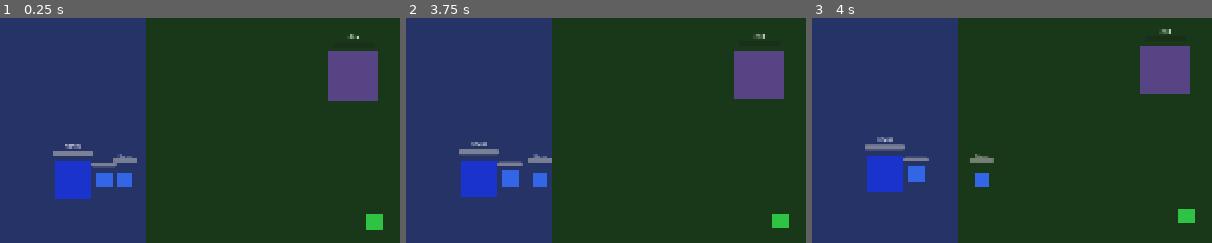
Above: before the commit, frames 1-3 (left to right).
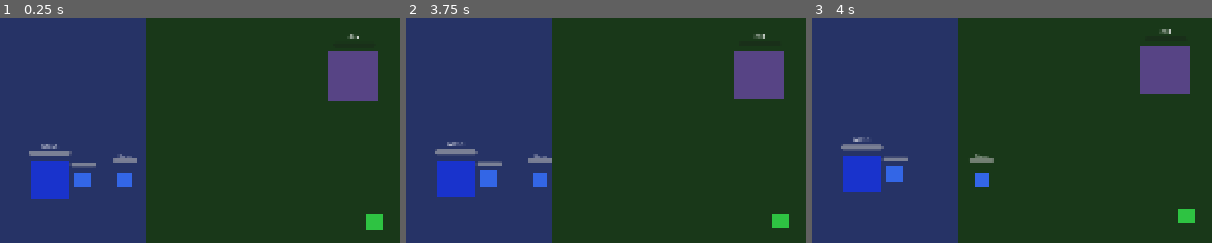
Above: after the commit, the same moments.

Repository: themagicmartin/TwistedTreeline
Game: Godot game, scene res://scenes/Main.tscn
The game is run twice, just before and just after one commit, with the same random seed, the same clock (stepped at 60 frames per second) and the same inputs.
Inputs (mouse positions are % of the whole screen's width and height, from its top left):
- Up to frame 1 (0.25 s): no input
- Up to frame 2 (3.75 s): tap Enter (ui_accept) at 0.5, 0.77, 1.25, 1.52, 2, 2.75, 3.02, 3.5 s; move the mouse to (72, 45) at 0.52 s; tap E (ability_e) at 0.6 s; click (72, 45) at 0.67 s; move the mouse to (30, 55) at 1.27 s; tap Q (ability_q) at 1.35 s; click (30, 55) at 1.42 s; move the mouse to (60, 28) at 2.02 s; tap R (ability_r) at 2.1 s; click (60, 28) at 2.17 s; move the mouse to (45, 70) at 2.77 s; tap W (ability_w) at 2.85 s; click (45, 70) at 2.92 s; move the mouse to (80, 65) at 3.52 s; hold A (attack_move) from 3.53 s (still down); click (80, 65) at 3.67 s
- Up to frame 3 (4 s): keep holding A (attack_move); tap Enter (ui_accept) at 3.77 s
The pictures show only the part of the screen within x 0-50%, y 14-64%; the shares and areas given below are measured in that part.

The runs differ from the first frame. In frame 1, 2.8% of the frame differs, in the area x 7-30%, y 56-81%; in frame 2, 2.7%; in frame 3, 2.8%, in the area x 7-30%, y 52-78%.

Commit message:
Fix minion and tower combat — minions now push lanes and attack towers
Minion fixes:
- Add BUILDING_DETECT_RANGE (700 px) so minions see towers from far away
- New APPROACH_BUILDING state: minions walk toward a tower until in attack range
- Separate _find_nearest_enemy_unit() (excludes towers/nexus) from building search
- move_and_slide() moved to _physics_process() so it runs in all states
- Collision mask changed from 3→2 (minions no longer collide with StaticBody2D
  towers, so they aren't stuck trying to reach waypoints behind them)
- Team colour applied at runtime in _ready()
- Health bar updated on every hit

Tower fixes:
- Fix Tower._find_target() self-comparison bug (always-false _attack_target !=
  _attack_target) — replaced with proper prev_target tracking
- _first_shot_on_champion now resets correctly on target switch
- Towers skip targeting other towers/nexus nodes
- Health bar updated on every hit

MapSetup fixes:
- Correct tower positions: outer is now farthest from own base, inhibitor closest
- Simplified lane waypoints that end deep in the enemy base; building detection
  handles tower engagement en route instead of ON-tower waypoints

Co-Authored-By: Claude Sonnet 4.6 <noreply@anthropic.com>

Diff:
--- a/scenes/Units/Minion.tscn
+++ b/scenes/Units/Minion.tscn
@@ -8,7 +8,7 @@
 [node name="Minion" type="CharacterBody2D"]
 script = ExtResource("1_minion")
 collision_layer = 2
-collision_mask = 3
+collision_mask = 2
 
 [node name="CollisionShape2D" type="CollisionShape2D" parent="."]
 shape = SubResource("CircleShape2D_m")
--- a/scripts/map/MapSetup.gd
+++ b/scripts/map/MapSetup.gd
@@ -26,31 +26,31 @@
 # ---- Structure data ----
 # [position, team, tower_type, lane]
 const TOWERS := [
-	# Blue top lane (left to right)
-	[Vector2(600,   200),  1, "outer",     "top"],
-	[Vector2(1200,  200),  1, "inner",     "top"],
+	# Blue top lane — outer is farthest from blue base (highest x), inhibitor is closest
+	[Vector2(1100,  200),  1, "outer",     "top"],
+	[Vector2(650,   200),  1, "inner",     "top"],
 	[Vector2(320,   200),  1, "inhibitor", "top"],
 	# Blue bot lane
-	[Vector2(600,  1800),  1, "outer",     "bot"],
-	[Vector2(1200, 1800),  1, "inner",     "bot"],
+	[Vector2(1100, 1800),  1, "outer",     "bot"],
+	[Vector2(650,  1800),  1, "inner",     "bot"],
 	[Vector2(320,  1800),  1, "inhibitor", "bot"],
 	# Blue nexus tower
-	[Vector2(250,  1000),  1, "nexus",     "top"],
-	# Red top lane (right to left)
-	[Vector2(2600,  200),  2, "outer",     "top"],
-	[Vector2(2000,  200),  2, "inner",     "top"],
+	[Vector2(200,  1000),  1, "nexus",     "mid"],
+	# Red top lane — outer is farthest from red base (lowest x), inhibitor is closest
+	[Vector2(2100,  200),  2, "outer",     "top"],
+	[Vector2(2550,  200),  2, "inner",     "top"],
 	[Vector2(2880,  200),  2, "inhibitor", "top"],
 	# Red bot lane
-	[Vector2(2600, 1800),  2, "outer",     "bot"],
-	[Vector2(2000, 1800),  2, "inner",     "bot"],
+	[Vector2(2100, 1800),  2, "outer",     "bot"],
+	[Vector2(2550, 1800),  2, "inner",     "bot"],
 	[Vector2(2880, 1800),  2, "inhibitor", "bot"],
 	# Red nexus tower
-	[Vector2(2950, 1000),  2, "nexus",     "top"],
+	[Vector2(3000, 1000),  2, "nexus",     "mid"],
 ]
 
 const NEXUSES := [
-	[Vector2(175,  1000), 1],
-	[Vector2(3025, 1000), 2],
+	[Vector2(120,  1000), 1],
+	[Vector2(3080, 1000), 2],
 ]
 
 const ALTARS := [
@@ -205,19 +205,20 @@
 	var wm: WaveManager = get_node_or_null("WaveManager")
 	if wm == null:
 		return
+
+	# Waypoints guide minions down the lane to the enemy fountain.
+	# They don't need to pass through tower positions — the BUILDING_DETECT_RANGE
+	# (700 px) causes minions to peel off and attack towers they approach.
+	# Spawn points sit just outside each team's base.
 	wm.blue_top_waypoints = [
-		Vector2(350, 200), Vector2(900, 200), Vector2(1600, 200),
-		Vector2(2300, 200), Vector2(2600, 200), Vector2(2850, 200),
+		Vector2(360, 200), Vector2(1600, 200), Vector2(3050, 200),
 	]
 	wm.blue_bot_waypoints = [
-		Vector2(350, 1800), Vector2(900, 1800), Vector2(1600, 1800),
-		Vector2(2300, 1800), Vector2(2600, 1800), Vector2(2850, 1800),
+		Vector2(360, 1800), Vector2(1600, 1800), Vector2(3050, 1800),
 	]
 	wm.red_top_waypoints = [
-		Vector2(2850, 200), Vector2(2300, 200), Vector2(1600, 200),
-		Vector2(900, 200), Vector2(600, 200), Vector2(350, 200),
+		Vector2(2840, 200), Vector2(1600, 200), Vector2(150, 200),
 	]
 	wm.red_bot_waypoints = [
-		Vector2(2850, 1800), Vector2(2300, 1800), Vector2(1600, 1800),
-		Vector2(900, 1800), Vector2(600, 1800), Vector2(350, 1800),
-	]
+		Vector2(2840, 1800), Vector2(1600, 1800), Vector2(150, 1800),
+	]
--- a/scripts/units/Minion.gd
+++ b/scripts/units/Minion.gd
@@ -1,10 +1,11 @@
 extends CharacterBody2D
-# Minion — marches down a lane, attacks towers then enemies, pushes to Nexus.
-# State machine: MARCH → ATTACK_BUILDING → ATTACK_ENEMY → MARCH
+# Minion — marches down a lane, fights enemy minions, then attacks towers/nexus.
+# State machine: MARCH → APPROACH_BUILDING → ATTACK_BUILDING
+#                      ↘ ATTACK_ENEMY ↗
 
 class_name Minion
 
-enum State { MARCH, ATTACK_BUILDING, ATTACK_ENEMY }
+enum State { MARCH, APPROACH_BUILDING, ATTACK_BUILDING, ATTACK_ENEMY }
 
 @export var team: int = GameManager.Team.BLUE
 @export var lane: String = "top"
@@ -13,22 +14,26 @@
 var is_minion: bool = true   # used by tower priority check
 
 const STATS := {
-	"melee":  {"hp": 475.0, "ad": 21.0, "as": 1.0,  "range": 110.0, "speed": 325.0, "gold": 21.0, "xp": 58.0},
-	"caster": {"hp": 280.0, "ad": 24.0, "as": 0.67, "range": 600.0, "speed": 325.0, "gold": 14.0, "xp": 40.0},
-	"cannon": {"hp": 840.0, "ad": 40.0, "as": 0.67, "range": 600.0, "speed": 325.0, "gold": 45.0, "xp": 92.0},
+	"melee":  {"hp": 475.0,  "ad": 21.0,  "as": 1.0,  "range": 110.0, "speed": 325.0, "gold": 21.0, "xp": 58.0},
+	"caster": {"hp": 280.0,  "ad": 24.0,  "as": 0.67, "range": 600.0, "speed": 325.0, "gold": 14.0, "xp": 40.0},
+	"cannon": {"hp": 840.0,  "ad": 40.0,  "as": 0.67, "range": 600.0, "speed": 325.0, "gold": 45.0, "xp": 92.0},
 	"super":  {"hp": 1500.0, "ad": 190.0, "as": 0.83, "range": 175.0, "speed": 300.0, "gold": 40.0, "xp": 97.0},
 }
 
-var max_hp: float = 475.0
-var current_hp: float = 475.0
+# How far away a minion will detect and lock onto an enemy building.
+# Large enough to intercept towers they march toward.
+const BUILDING_DETECT_RANGE := 700.0
+
+var max_hp:       float = 475.0
+var current_hp:   float = 475.0
 var attack_damage: float = 21.0
-var attack_speed: float = 1.0
-var attack_range: float = 110.0
-var move_speed: float = 325.0
-var gold_value: float = 21.0
-var xp_value: float = 58.0
-var armor: float = 0.0
-var magic_resist: float = 0.0
+var attack_speed:  float = 1.0
+var attack_range:  float = 110.0
+var move_speed:    float = 325.0
+var gold_value:    float = 21.0
+var xp_value:      float = 58.0
+var armor:         float = 0.0
+var magic_resist:  float = 0.0
 
 var is_dead: bool = false
 var _state: State = State.MARCH
@@ -55,8 +60,8 @@
 		add_to_group("enemy_units_" + str(GameManager.Team.BLUE))
 
 	var stats: Dictionary = STATS.get(minion_type, STATS["melee"])
-	max_hp       = stats["hp"]
-	current_hp   = max_hp
+	max_hp        = stats["hp"]
+	current_hp    = max_hp
 	attack_damage = stats["ad"]
 	attack_speed  = stats["as"]
 	attack_range  = stats["range"]
@@ -67,6 +72,11 @@
 	nav_agent.path_desired_distance = 4.0
 	nav_agent.target_desired_distance = 4.0
 
+	# Color-code by team
+	var sprite := get_node_or_null("Sprite2D")
+	if sprite:
+		sprite.color = Color(0.2, 0.4, 0.9) if team == GameManager.Team.BLUE else Color(0.9, 0.2, 0.2)
+
 
 func _physics_process(delta: float) -> void:
 	if is_dead:
@@ -74,23 +84,36 @@
 	_attack_cooldown -= delta
 	_update_state()
 	_act(delta)
+	move_and_slide()
 
 
 func _update_state() -> void:
-	# Check for nearby enemies first
-	var enemy := _find_nearest_enemy(attack_range)
+	# Invalidate stale target
+	if _attack_target != null:
+		if not is_instance_valid(_attack_target):
+			_attack_target = null
+		elif "is_dead" in _attack_target and _attack_target.is_dead:
+			_attack_target = null
+
+	# --- Priority 1: enemy unit (minion/champion) within attack range → fight ---
+	var enemy := _find_nearest_enemy_unit(attack_range)
 	if enemy:
 		_attack_target = enemy
 		_state = State.ATTACK_ENEMY
 		return
 
-	# Check for enemy building in range
-	var building := _find_nearest_enemy_building(attack_range)
+	# --- Priority 2: enemy building within detection range → approach & attack ---
+	var building := _find_nearest_enemy_building(BUILDING_DETECT_RANGE)
 	if building:
 		_attack_target = building
-		_state = State.ATTACK_BUILDING
-		return
-
+		var dist := global_position.distance_to(building.global_position)
+		if dist <= attack_range:
+			_state = State.ATTACK_BUILDING
+		else:
+			_state = State.APPROACH_BUILDING
+		return
+
+	# --- Default: march along waypoints ---
 	_attack_target = null
 	_state = State.MARCH
 
@@ -99,6 +122,9 @@
 	match _state:
 		State.MARCH:
 			_march(delta)
+		State.APPROACH_BUILDING:
+			# Walk straight toward the building; stop when in attack range
+			_move_toward(_attack_target.global_position)
 		State.ATTACK_BUILDING, State.ATTACK_ENEMY:
 			velocity = Vector2.ZERO
 			if _attack_cooldown <= 0.0 and _attack_target and is_instance_valid(_attack_target):
@@ -109,10 +135,15 @@
 	if waypoints.is_empty():
 		velocity = Vector2.ZERO
 		return
+
 	var target_wp: Vector2 = waypoints[mini(_waypoint_index, waypoints.size() - 1)]
+
+	# Advance waypoint when close enough
+	if global_position.distance_to(target_wp) < 20.0 and _waypoint_index < waypoints.size() - 1:
+		_waypoint_index += 1
+		target_wp = waypoints[_waypoint_index]
+
 	nav_agent.target_position = target_wp
-	if global_position.distance_to(target_wp) < 20.0:
-		_waypoint_index = mini(_waypoint_index + 1, waypoints.size() - 1)
 
 	if nav_agent.is_navigation_finished():
 		velocity = Vector2.ZERO
@@ -120,15 +151,23 @@
 		var next := nav_agent.get_next_path_position()
 		velocity = global_position.direction_to(next) * move_speed
 
-	move_and_slide()
+
+func _move_toward(target_pos: Vector2) -> void:
+	var dist := global_position.distance_to(target_pos)
+	if dist <= attack_range:
+		velocity = Vector2.ZERO
+	else:
+		velocity = global_position.direction_to(target_pos) * move_speed
 
 
 func _attack() -> void:
 	_attack_cooldown = 1.0 / attack_speed
-	CombatSystem.deal_damage(self, _attack_target, attack_damage, CombatSystem.DamageType.PHYSICAL)
-
-
-func _find_nearest_enemy(search_range: float) -> Node:
+	if _attack_target and is_instance_valid(_attack_target):
+		CombatSystem.deal_damage(self, _attack_target, attack_damage, CombatSystem.DamageType.PHYSICAL)
+
+
+# Search only for living units (minions/champions) — NOT buildings.
+func _find_nearest_enemy_unit(search_range: float) -> Node:
 	var best: Node = null
 	var best_dist := search_range
 	for unit in get_tree().get_nodes_in_group("all_units"):
@@ -139,6 +178,11 @@
 		if unit.team == team or unit.team == GameManager.Team.NONE:
 			continue
 		if "is_dead" in unit and unit.is_dead:
+			continue
+		# Skip towers/nexus — those are handled by building search
+		if unit.is_in_group("towers"):
+			continue
+		if unit.is_in_group("nexus_team_1") or unit.is_in_group("nexus_team_2"):
 			continue
 		var d := global_position.distance_to(unit.global_position)
 		if d < best_dist:
@@ -147,12 +191,15 @@
 	return best
 
 
+# Search for the nearest enemy tower (buildings only).
 func _find_nearest_enemy_building(search_range: float) -> Node:
 	var best: Node = null
 	var best_dist := search_range
 	for building in get_tree().get_nodes_in_group("towers"):
 		if not is_instance_valid(building):
 			continue
+		if not "team" in building:
+			continue
 		if building.team == team:
 			continue
 		var d := global_position.distance_to(building.global_position)
@@ -166,13 +213,17 @@
 	if is_dead:
 		return
 	current_hp -= amount
+	# Update health bar if present
+	var hbar := get_node_or_null("HealthBar")
+	if hbar:
+		hbar.value = (current_hp / max_hp) * 100.0
 	if current_hp <= 0.0:
 		_die(source)
 
 
 func _die(killer: Node) -> void:
 	is_dead = true
-	# Award gold to killer (nearby champions)
+	# Award gold to killer (if champion)
 	if killer and "player_id" in killer:
 		EconomyManager.add_gold(killer.player_id, gold_value)
 		EconomyManager.add_xp(killer.player_id, xp_value)
@@ -183,7 +234,6 @@
 			continue
 		if champ.global_position.distance_to(global_position) < 1200.0:
 			EconomyManager.add_xp(champ.player_id, xp_value * 0.5)
-
 	queue_free()
 
 
@@ -191,14 +241,14 @@
 	has_vilemaw_buff = true
 	match minion_type:
 		"melee", "super":
-			armor += 20.0
+			armor        += 20.0
 			magic_resist += 20.0
 			attack_speed += attack_speed * 0.20
 			attack_damage += 15.0
-			attack_range += 75.0
+			attack_range  += 75.0
 		"caster", "cannon":
-			armor += 10.0
+			armor        += 10.0
 			magic_resist += 10.0
 			attack_speed += attack_speed * 0.10
 			attack_damage += 20.0
-			attack_range += 100.0
+			attack_range  += 100.0
--- a/scripts/units/Tower.gd
+++ b/scripts/units/Tower.gd
@@ -18,17 +18,17 @@
 	"nexus":     {"hp": 2500.0, "dmg": 250.0, "range": 750.0, "as": 0.83},
 }
 
-var max_hp: float = 1800.0
-var current_hp: float = 1800.0
+var max_hp:       float = 1800.0
+var current_hp:   float = 1800.0
 var attack_damage: float = 175.0
-var attack_range: float = 750.0
-var attack_speed: float = 1.0   # attacks/sec
-var armor: float = 100.0
-var magic_resist: float = 100.0
+var attack_range:  float = 750.0
+var attack_speed:  float = 1.0   # attacks/sec
+var armor:         float = 100.0
+var magic_resist:  float = 100.0
 
 var _attack_target: Node = null
 var _attack_cooldown: float = 0.0
-var _first_shot_on_champion: bool = true  # for true damage first shot
+var _first_shot_on_champion: bool = true
 
 var gold_value: float = 150.0
 var xp_value:   float = 0.0
@@ -44,8 +44,8 @@
 		add_to_group("enemy_units_" + str(GameManager.Team.BLUE))
 
 	var stats: Dictionary = TOWER_STATS.get(tower_type, TOWER_STATS["outer"])
-	max_hp       = stats["hp"]
-	current_hp   = max_hp
+	max_hp        = stats["hp"]
+	current_hp    = max_hp
 	attack_damage = stats["dmg"]
 	attack_range  = stats["range"]
 	attack_speed  = stats["as"]
@@ -61,11 +61,16 @@
 
 
 func _find_target() -> void:
-	# Prefer champion being attacked by this tower's team minions, else nearest enemy champion, else minions
-	if _attack_target and is_instance_valid(_attack_target) and not ("is_dead" in _attack_target and _attack_target.is_dead):
-		if global_position.distance_to(_attack_target.global_position) <= attack_range + 50.0:
-			return
+	# Keep current target if still alive and in range
+	if _attack_target and is_instance_valid(_attack_target):
+		var target_dead: bool = "is_dead" in _attack_target and _attack_target.is_dead
+		if not target_dead:
+			var dist := global_position.distance_to(_attack_target.global_position)
+			if dist <= attack_range + 50.0:
+				return  # retain current target
 
+	# Pick a new target — champions > minions > other
+	var prev_target := _attack_target
 	_attack_target = null
 	var best_priority := -1
 	var best_dist := attack_range
@@ -79,6 +84,11 @@
 			continue
 		if "is_dead" in unit and unit.is_dead:
 			continue
+		# Towers and nexus don't attack each other
+		if unit.is_in_group("towers"):
+			continue
+		if unit.is_in_group("nexus_team_1") or unit.is_in_group("nexus_team_2"):
+			continue
 		var dist := global_position.distance_to(unit.global_position)
 		if dist > attack_range:
 			continue
@@ -88,8 +98,10 @@
 			best_dist = dist
 			_attack_target = unit
 
-	if _attack_target != _attack_target:  # target changed
-		_first_shot_on_champion = true
+	# Reset first-shot flag whenever we switch to a new champion target
+	if _attack_target != prev_target:
+		if _attack_target != null and _attack_target.has_method("_setup_abilities"):
+			_first_shot_on_champion = true
 
 
 func _get_target_priority(unit: Node) -> int:
@@ -106,9 +118,8 @@
 		return
 	_attack_cooldown = 1.0 / attack_speed
 
-	var is_champ := _attack_target.has_method("_setup_abilities")
+	var is_champ: bool = _attack_target.has_method("_setup_abilities")
 	if is_champ and _first_shot_on_champion:
-		# First shot deals true damage
 		_first_shot_on_champion = false
 		CombatSystem.deal_damage(self, _attack_target, attack_damage, CombatSystem.DamageType.TRUE_DAMAGE)
 	else:
@@ -117,13 +128,17 @@
 
 func take_damage(amount: float, source: Node, _dtype: int) -> void:
 	current_hp -= amount
+	# Update health bar if present
+	var hbar := get_node_or_null("HealthBar")
+	if hbar:
+		hbar.value = (current_hp / max_hp) * 100.0
 	if current_hp <= 0.0:
 		_destroy(source)
 
 
 func _destroy(killer: Node) -> void:
 	current_hp = 0.0
-	# Award gold to killer's team
+	# Split gold reward across the killer's team
 	if killer and "team" in killer:
 		get_tree().call_group("champions_team_" + str(killer.team), "add_gold", gold_value / 3.0)
 
